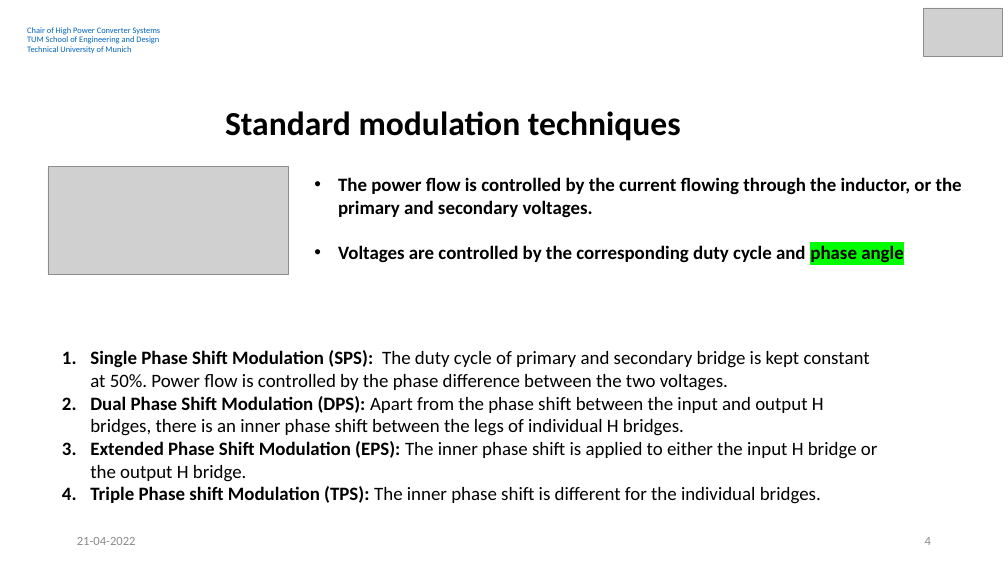
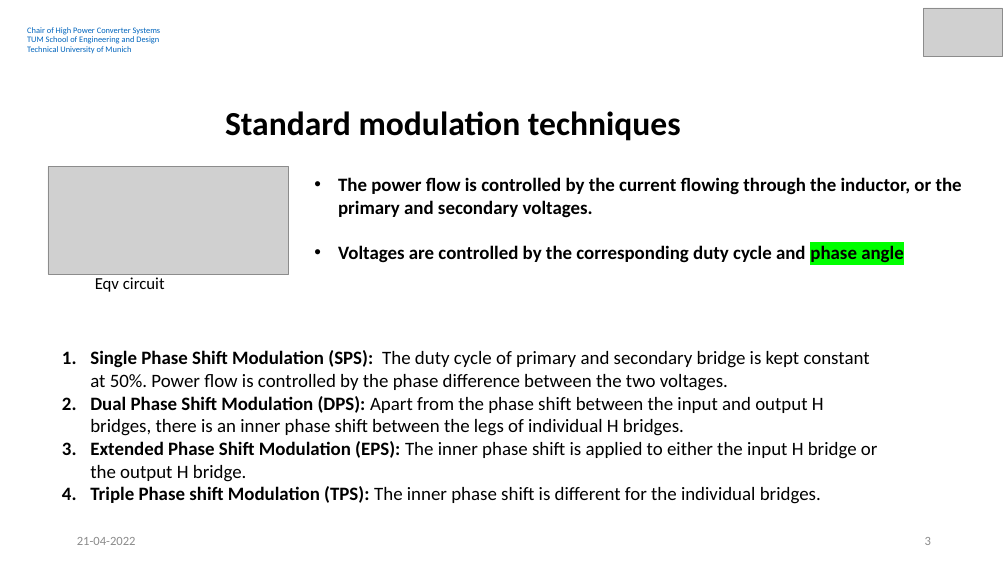
Before and after one commit to SandipGT/Dual_Active_Bridge_Converter, a slide deck: slide 3 of Project Course Drives Systems and Power Electronics.pptx (slide 4 before the commit). Drawn at 1008x567 pixels with LibreOffice and Linux fonts; fonts in the diff are those of the drawing; grey boxes stand for pictures. Boxes give left, top, right and bottom in pixels: in the first picture for what was removed or moved away, otherwise in the second. Text is boxed around its words. In the diff, an @@ line names an element or a change of style, - is before the commit and + after.

```diff
--- a/Project Course Drives Systems and Power Electronics.pptx
+++ b/Project Course Drives Systems and Power Electronics.pptx
@@ text added at [95, 277, 165, 292], 16 pt, text #000000 @@
+Eqv circuit
@@ page number at [925, 537, 931, 545]: text changed @@
-4
+3
```
Also in this commit, not shown: 2 other slides changed, 2 slides added.
